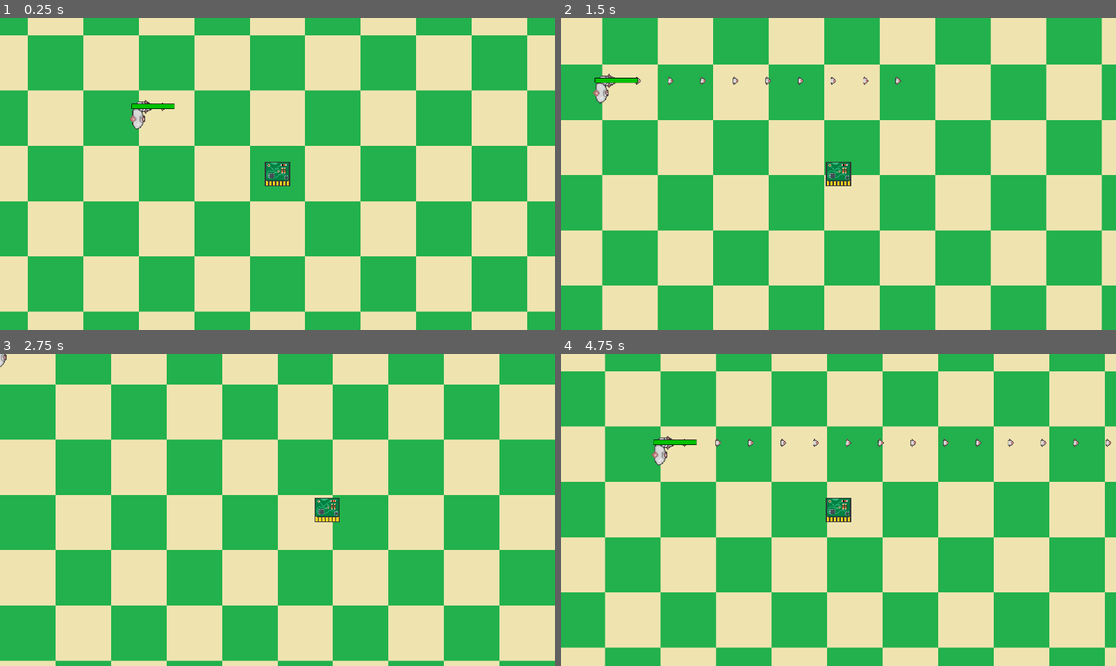
Above: before the commit, frames 1-4 (two rows, left to right).
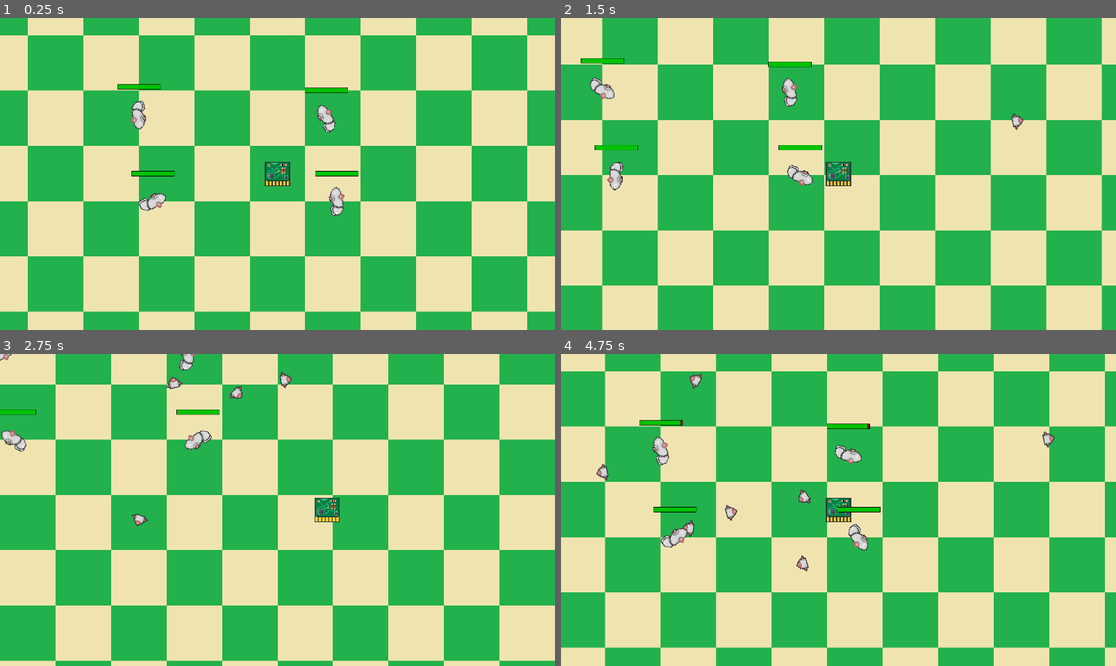
Above: after the commit, the same moments.

Repository: Lannyboi/game-jam-Jan-17th-31st
Game: Godot game, scene res://All Combined/All_Combined.tscn
Same seed, same stepped clock (60 frames per second), same inputs: the game is played once before the commit and once after it.
Inputs (mouse positions are in pixels of both pictures, inside the frame that each line leads up to):
- Up to frame 1 (0.25 s): no input
- Up to frame 2 (1.5 s): move the mouse to (960, 158) at 0.52 s; hold D (right) 0.53-1.28 s; tap Space (Hack) at 0.6, 1.35 s; move the mouse to (727, 189) at 1.27 s; hold S (down) from 1.28 s (still down)
- Up to frame 3 (2.75 s): move the mouse to (333, 441) at 2.02 s; release S (down) at 2.03 s; hold D (right) from 2.03 s (still down); tap Space (Hack) at 2.1 s
- Up to frame 4 (4.75 s): move the mouse to (810, 572) at 2.77 s; release D (right) at 2.78 s; hold W (up) 2.78-3.53 s; tap Space (Hack) at 2.85, 3.6, 4.35 s; move the mouse to (1005, 556) at 3.52 s; hold A (left) from 3.53 s (still down); move the mouse to (672, 463) at 4.27 s

The runs differ from the first frame. In frame 1, 1.4% of the frame differs, in the area x 21-65%, y 21-64%; in frame 2, 1.7%; in frame 3, 1.1%; in frame 4, 2.1%, in the area x 6-100%, y 6-70%.

Commit message:
fixed rockets

Diff:
--- a/SD Timer/All Combined/All_Combined.tscn
+++ b/SD Timer/All Combined/All_Combined.tscn
@@ -97,3 +97,12 @@
 
 [node name="Enemy14" parent="." instance=ExtResource("6_vdv58")]
 position = Vector2(256, 184)
+
+[node name="Enemy" parent="." instance=ExtResource("6_vdv58")]
+position = Vector2(288, 384)
+
+[node name="Enemy2" parent="." instance=ExtResource("6_vdv58")]
+position = Vector2(688, 192)
+
+[node name="Enemy3" parent="." instance=ExtResource("6_vdv58")]
+position = Vector2(712, 384)
--- a/SD Timer/Rocket/Rocket.gd
+++ b/SD Timer/Rocket/Rocket.gd
@@ -1,6 +1,6 @@
 extends Area2D
 
-@export var speed = 500
+@export var speed = 250
 
 
 func _physics_process(delta):
--- a/SD Timer/Rocket/Rocket.tscn
+++ b/SD Timer/Rocket/Rocket.tscn
@@ -4,8 +4,8 @@
 [ext_resource type="Texture2D" uid="uid://bm3byx7bdkttw" path="res://Rocket/rocket.png" id="2_cvafn"]
 
 [sub_resource type="CapsuleShape2D" id="CapsuleShape2D_wa0ye"]
-radius = 4.0
-height = 16.0
+radius = 5.0
+height = 14.0
 
 [node name="Rocket" type="Area2D" groups=["bullet"]]
 z_index = -1
@@ -19,6 +19,7 @@
 texture = ExtResource("2_cvafn")
 
 [node name="CollisionShape2D" type="CollisionShape2D" parent="."]
+rotation = -1.5708
 shape = SubResource("CapsuleShape2D_wa0ye")
 
 [connection signal="area_entered" from="." to="." method="_on_area_entered"]
--- a/SD Timer/Rocket/Rocketenemy.gd
+++ b/SD Timer/Rocket/Rocketenemy.gd
@@ -38,23 +38,19 @@
 	heath -= 1
 
 
+
 func _process(_delta: float) -> void:
-	# Sets frame to add a white outline
-	if isPicked == false or inRobot == true:
-		$Sprite2D.frame = 0
-	elif isPicked == true:
-		$Sprite2D.frame = 1
 
 	if inRobot == true:
+		look_at(get_global_mouse_position())
 		$HurtBox.set_collision_layer_value(5, false)
 		$HurtBox.set_collision_mask_value(5, false)
-		rotation = 0
 		$"../Player".visible = false
 		position = $"../Player".position
 		$Area2D/CollisionShape2D.disabled = true
 
-	#if inRobot == false:
-		#rotation += rotateSpeed
+	if inRobot == false:
+		rotation += rotateSpeed
 
 	if heath == 0:
 		queue_free()
@@ -67,7 +63,7 @@
 
 
 	$HeathBar.value = heath
-	$HeathBar.position = (position + Vector2(-16, -26))
+	$HeathBar.position = (position + Vector2(-48, -71))
 
 func _on_timer_timeout() -> void:
 	$"../Player".inEnemy = false
--- a/SD Timer/Rocket/Rocketenemy.tscn
+++ b/SD Timer/Rocket/Rocketenemy.tscn
@@ -35,6 +35,7 @@
 scale = Vector2(2, 2)
 texture = ExtResource("4_v5xlr")
 hframes = 2
+frame = 1
 
 [node name="Area2D" type="Area2D" parent="."]
 scale = Vector2(2, 2)
@@ -56,9 +57,9 @@
 visible = false
 z_index = 7
 offset_left = -32.0
-offset_top = -38.0
+offset_top = -49.0
 offset_right = 32.0
-offset_bottom = -28.0
+offset_bottom = -39.0
 theme = ExtResource("5_3xco8")
 max_value = 10.0
 value = 10.0
@@ -73,9 +74,9 @@
 anchor_right = 0.5
 anchor_bottom = 0.5
 offset_left = -1008.0
-offset_top = -604.0
+offset_top = -611.0
 offset_right = -910.0
-offset_bottom = -592.0
+offset_bottom = -599.0
 grow_horizontal = 2
 grow_vertical = 2
 theme = ExtResource("5_3xco8")
@@ -86,11 +87,12 @@
 one_shot = true
 
 [node name="Bullet" type="Timer" parent="."]
-wait_time = 0.15
+wait_time = 0.5
 autostart = true
 
 [node name="Shot" type="Marker2D" parent="."]
-position = Vector2(16, -19)
+position = Vector2(26, -20)
+scale = Vector2(2, 2)
 gizmo_extents = 100.0
 script = ExtResource("7_spdne")
 
Not shown: 1 places in SD Timer/All Combined/All_Combined.tscn that only renumber resources
Binary file changed: SD Timer/Rocket/rocket.png
Not shown: 1 places in SD Timer/SDTimer/enemy.tres that only renumber resources
